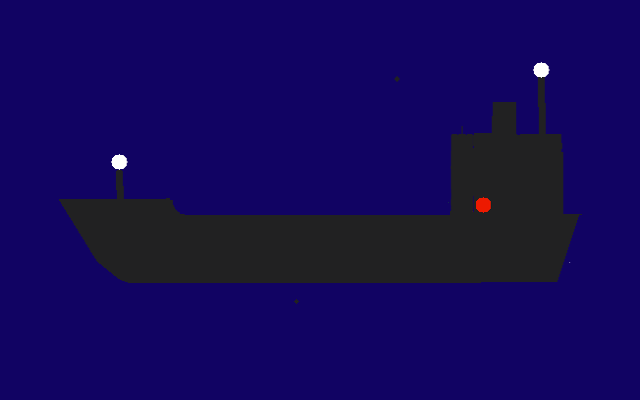
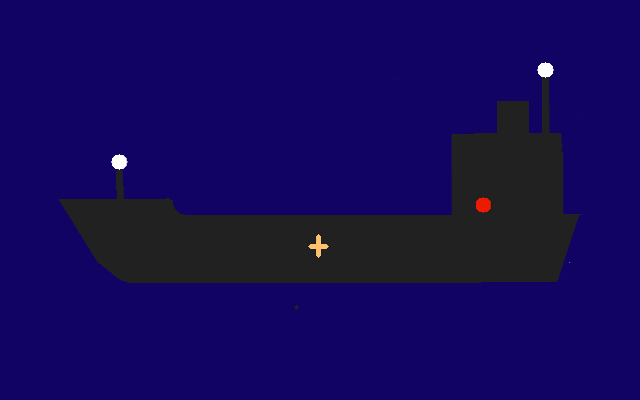
Revision of a layered 640x400 image; what changed, layer by layer:
added layer "stern light" above "chimney" over [left=537, top=62, right=554, bottom=133]
added layer "chimney" above "ship" over [left=497, top=101, right=529, bottom=133]
painted on "ship" over [left=307, top=62, right=583, bottom=258]
painted on "Background" over [left=294, top=299, right=299, bottom=310]
